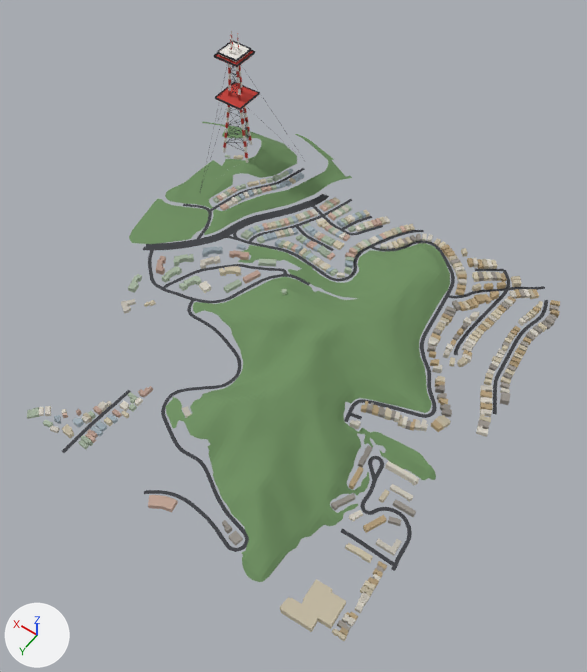
The glTF model public/tiles/tile_7_15.glb, before and after one commit.
One viewpoint serves both versions: a 50 mm camera at (-1745.0, -2707.0, 1469.0) aimed at (-1187.0, -3487.0, 242.0). Lighting does not change. The marker at lower left points along +X, +Y and +Z. The picture after the commit comes second. Where no turn or scale is listed for an object, it has been applied to the vertices.

Objects in the first picture: 'bld_7_15', 'grn_7_15', 'lm_sutro_structure', 'road_7_15' and 1 more.
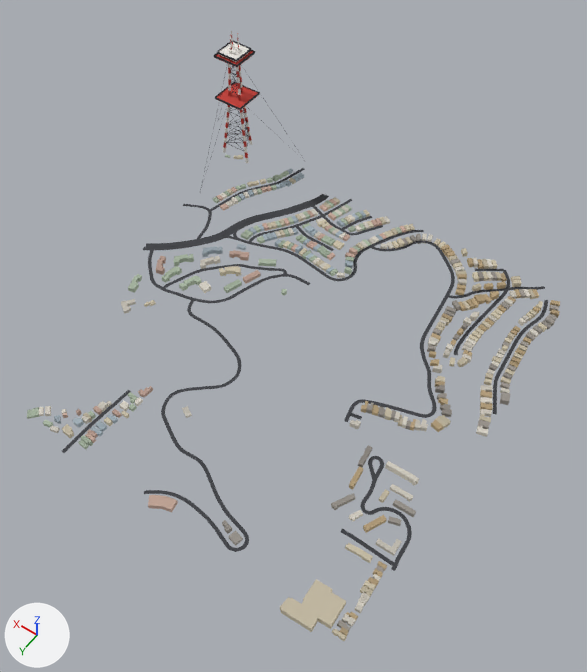
Where the change shows, as pixel boxes (x1, y1, x2, y2) in the pictures (587 x 672 px):
'grn_7_15', deleted (green): before (129, 122, 450, 582)

The edits, one by one:
Object 'grn_7_15' (ob_grn_7_15) is deleted.
